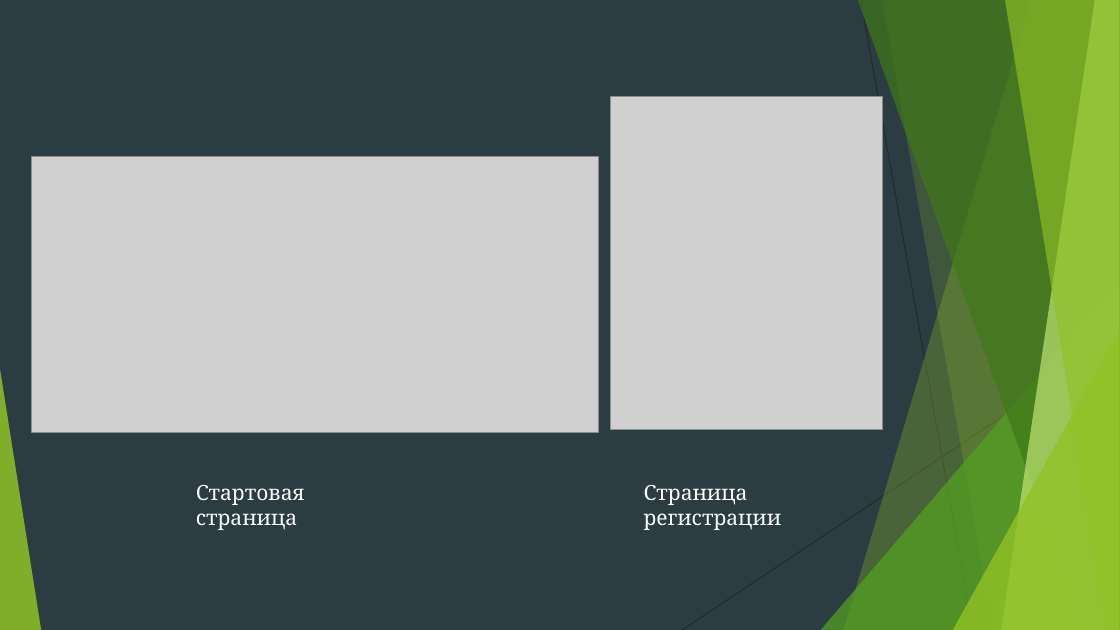
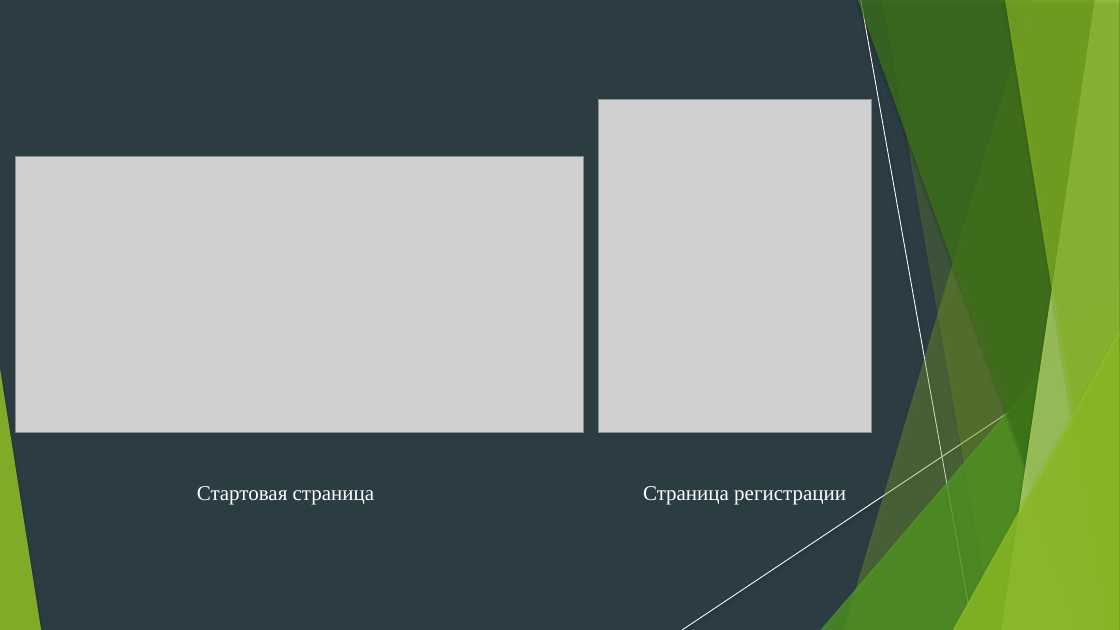
Before and after one commit to Vegoram/Roguelike-Site-Game, a slide deck: slide 7 of презентация.pptx (slide 6 before the commit). Drawn at 1120x630 pixels with LibreOffice and Linux fonts; fonts in the diff are those of the drawing; grey boxes stand for pictures. Boxes give left, top, right and bottom in pixels: in the first picture for what was removed or moved away, otherwise in the second. Text is boxed around its words. In the diff, an @@ line names an element or a change of style, - is before the commit and + after.

```diff
--- a/презентация.pptx
+++ b/презентация.pptx
@@ line (861, 0) - (973, 630): stroke #262626 0.75 pt to #FFFFFF 0.74 pt @@
@@ freeform shape at [882, 0, 1120, 630]: shadow on; outline redrawn @@
@@ picture: place and size @@
-picture at [610, 97, 883, 429]
+picture at [599, 99, 872, 432]
@@ picture: place and size @@
-picture at [31, 157, 599, 433]
+picture at [16, 157, 584, 433]
@@ line (1120, 339) - (682, 630): stroke #262626 0.75 pt to #FFFFFF 0.74 pt @@
@@ shadow on in 7 elements at [844, 0, 1120, 630], [821, 280, 1120, 630], [858, 0, 1120, 630], [1002, 0, 1120, 630], [1005, 0, 1120, 630], [953, 330, 1120, 630], [0, 369, 41, 630] @@
@@ text "Стартовая страница" at [197, 486, 375, 505]: font Cambria to Times New Roman @@
@@ text "Страница регистрации" at [643, 486, 846, 505]: font Cambria to Times New Roman @@
```
Also in this commit, not shown: 8 other slides changed, 1 slide added.
